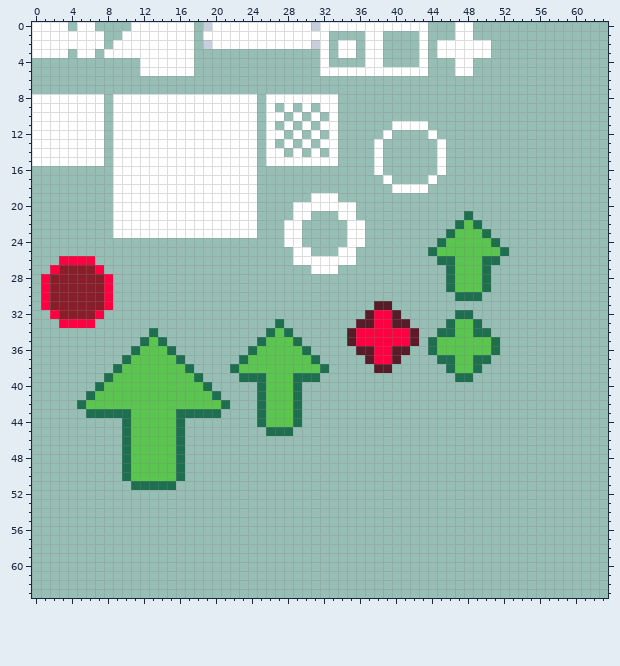
Two versions of one pixel-art file, core/assets/ase/particle.aseprite. This is how it looked before the edit.
64x64 pixels, 1 frame.
And afterwards:
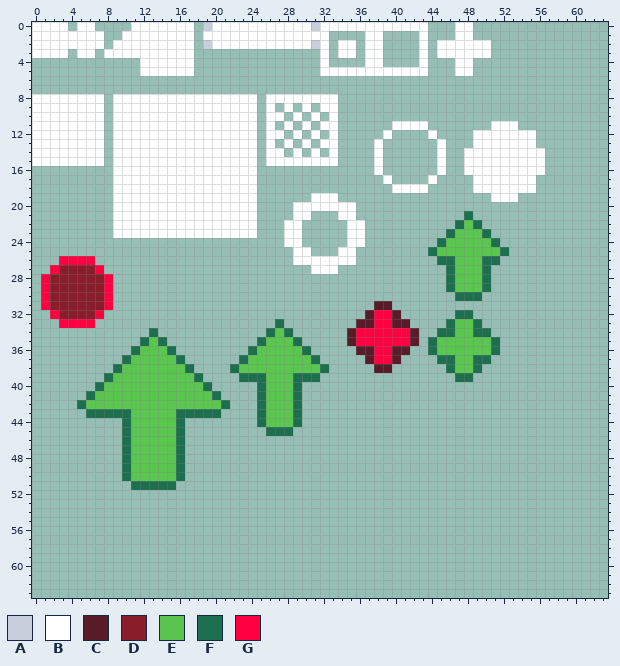
Palette (. is transparent): A #c7cfdd  B #ffffff  C #571c27  D #891e2b  E #5ac54f  F #1e6f50  G #ff0040
The edit:
Colour B is added in row 11 at x 51 to 53; in rows 12 to 13 at x 49 to 55; in rows 14 to 16 at x 48 to 56; in rows 17 to 18 at x 49 to 55; in row 19 at x 51 to 53.
Changed places in both pictures, as pixel boxes (x1, y1, x2, y2):
added: (464, 121, 545, 202)
